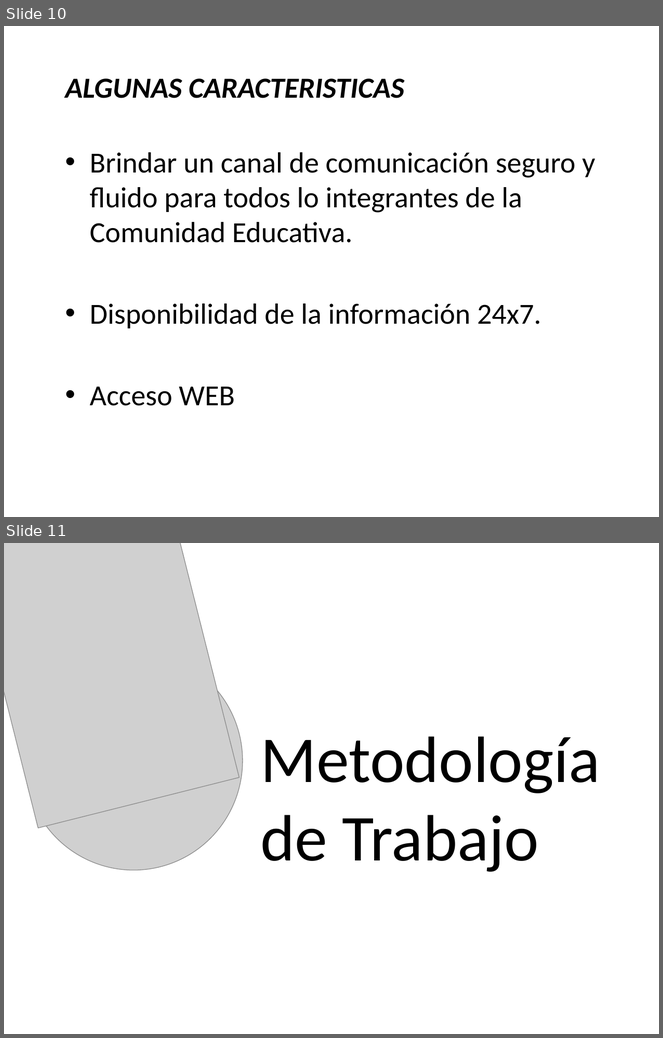
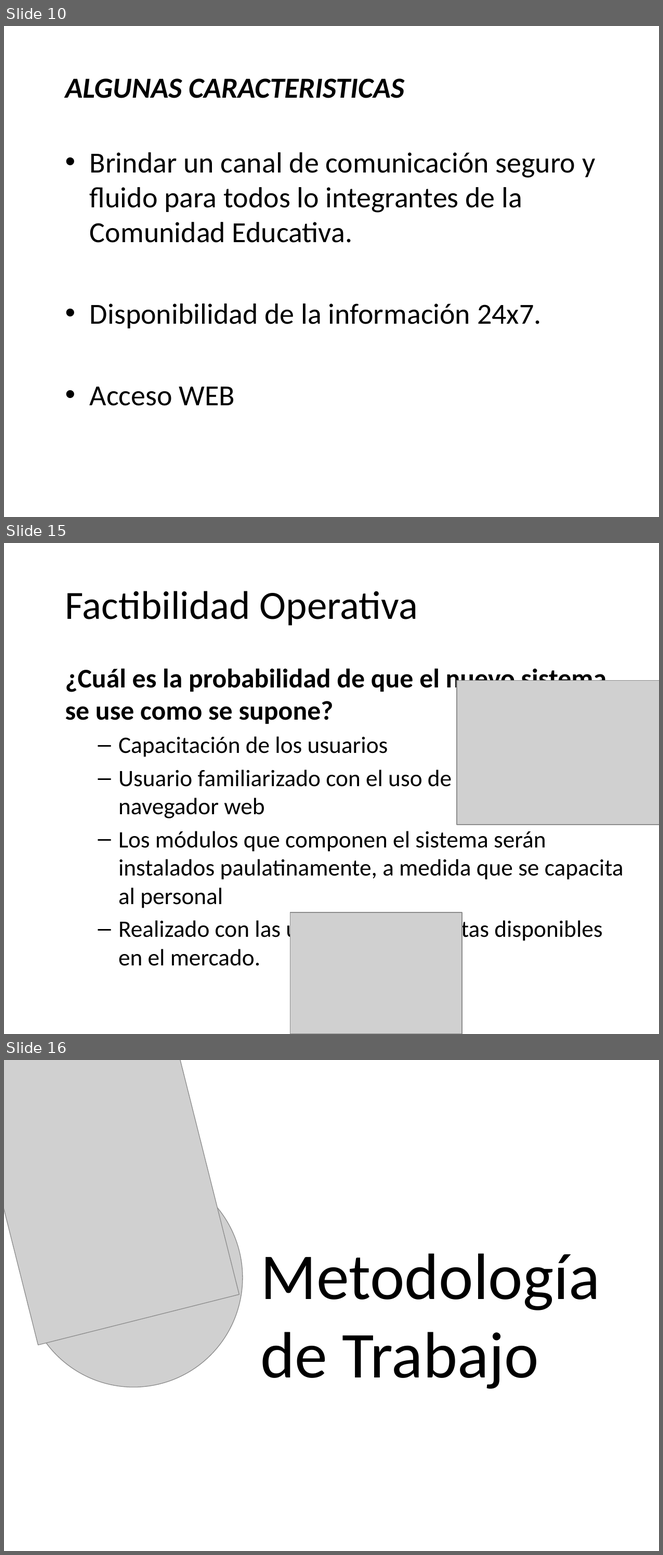
Before and after one commit to martinherr3/blpm, a slide deck: Docs/01-Relevamiento Inicial/Presentacion/PrimeraExposicion - Resumida.pptx. Shown one above the other, each under a label of ours: slides 10 and 11 before the commit, slides 10, 15 and 16 after it; the slides between them are not shown. The pictures are 663x1038 and 663x1555 pixels, drawn with LibreOffice and Linux fonts; fonts in the diff are those of the drawing; grey boxes stand for pictures; background and template pictures are left out. Boxes give left, top, right and bottom in pixels: in the first picture for what was removed or moved away, otherwise in the second. Text is boxed around its words. In the diff, an @@ line names an element or a change of style, - is before the commit and + after.

```diff
--- a/Docs/01-Relevamiento Inicial/Presentacion/PrimeraExposicion - Resumida.pptx
+++ b/Docs/01-Relevamiento Inicial/Presentacion/PrimeraExposicion - Resumida.pptx
@@ slide 15 added at (4,543,659,1034), background picture (left out) @@
@@ title added at (65,591,418,626), 44 pt, text #000000 @@
+Factibilidad Operativa
@@ text added at (65,665,624,966), 25.9 pt, text #000000 @@
+¿Cuál es la probabilidad de que el nuevo sistema se use como se supone?
+  – Capacitación de los usuarios
+  – Usuario familiarizado con el uso de una pc y un navegador web
+  – Los módulos que componen el sistema serán instalados paulatinamente, a medida que se capacita al personal
+  – Realizado con las últimas herramientas disponibles en el mercado.
@@ picture added at (457,681,659,825) @@
@@ picture added at (291,913,462,1034) @@
@@ what was slide 11 is now slide 16 @@
```
Also in this commit, not shown: 7 slides changed, 5 other slides added, 1 slide removed.
